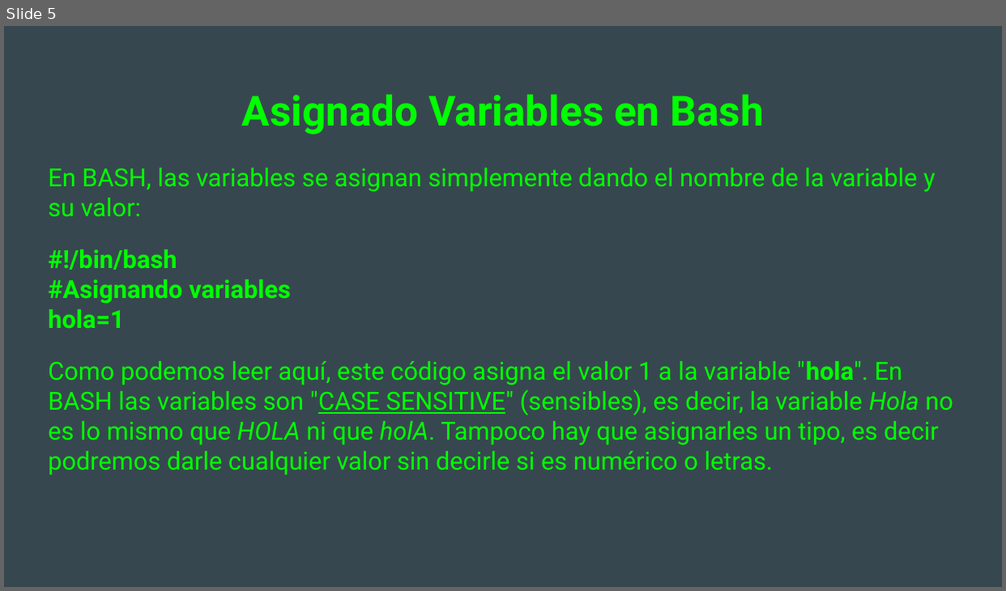
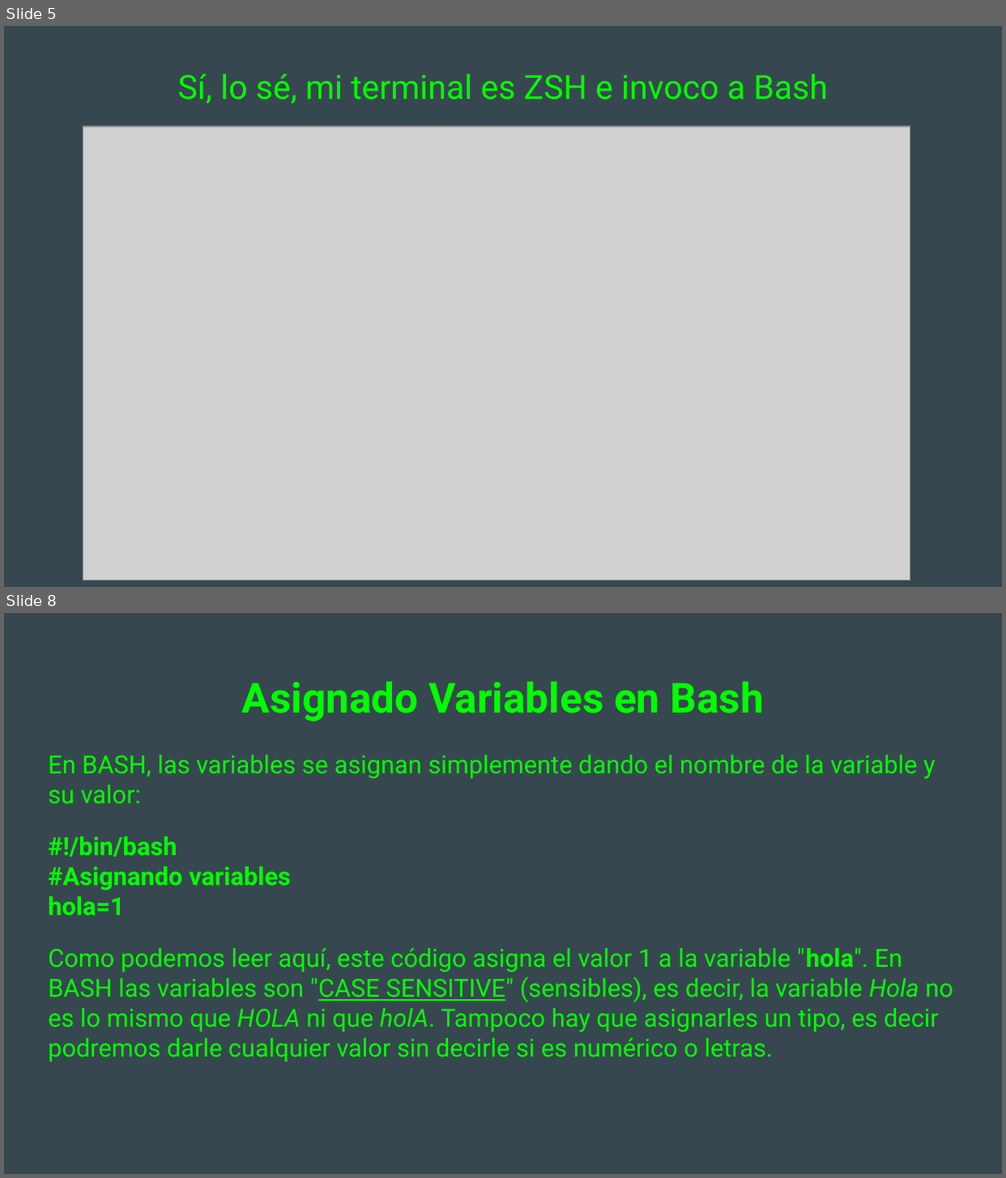
Before and after one commit to Makova/Intro_Bash, a slide deck: TRANSPARENCIAS/Introducción a BASH Linux.odp. Shown one above the other, each under a label of ours: slide 5 before the commit, slides 5 and 8 after it; the slides between them are not shown. The pictures are 1006x591 and 1006x1178 pixels, drawn with LibreOffice and Linux fonts; fonts in the diff are those of the drawing; grey boxes stand for pictures. Boxes give left, top, right and bottom in pixels: in the first picture for what was removed or moved away, otherwise in the second. Text is boxed around its words. In the diff, an @@ line names an element or a change of style, - is before the commit and + after.

```diff
--- a/TRANSPARENCIAS/Introducción a BASH Linux.odp
+++ b/TRANSPARENCIAS/Introducción a BASH Linux.odp
@@ slide 5 added at (4,26,1002,587), background #37474F @@
@@ text added at (178,74,828,104), 24 pt, text #00FF00 @@
+Sí, lo sé, mi terminal es ZSH e invoco a Bash
@@ picture added at (83,126,910,581) @@
@@ what was slide 5 is now slide 8 @@
```
Also in this commit, not shown: 3 slides changed, 4 other slides added, 1 slide removed, 1 other file.
